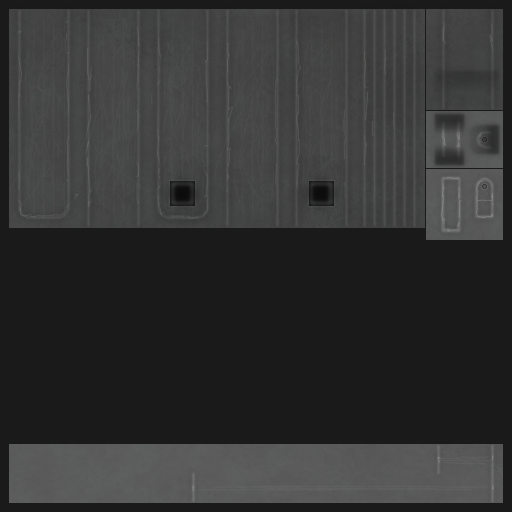
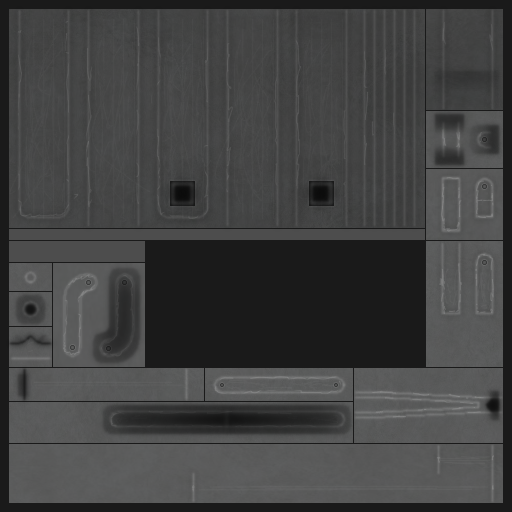
Revision of a layered 512×512 image; what changed, layer by layer:
added layer "ao 2" (1st of 2) (multiply, 60%) above "ao 1" over [left=8, top=258, right=503, bottom=442]
added layer "ao 1" (1st of 2) (multiply, 60%) above "nolts 2" over [left=9, top=263, right=502, bottom=437]
added layer "low 2" above "low 1" over [left=8, top=329, right=57, bottom=406]
added layer "low 1" above "high 2" over [left=8, top=333, right=54, bottom=403]
added layer "high 2" (1st of 2) (40%) above "high 1" over [left=62, top=253, right=494, bottom=428]
added layer "high 1" (1st of 2) above "grime 2" over [left=9, top=241, right=503, bottom=429]
added layer "grime 2" (1st of 2) (10%) above "grime 1" over [left=22, top=264, right=492, bottom=425]
added layer "grime 1" (1st of 2) (20%) above "leg1" over [left=433, top=241, right=502, bottom=323]
added layer "wear" (2nd of 2) (20%) above "b" over [left=9, top=241, right=503, bottom=443]
painted on "b" over [left=9, top=229, right=503, bottom=443]
